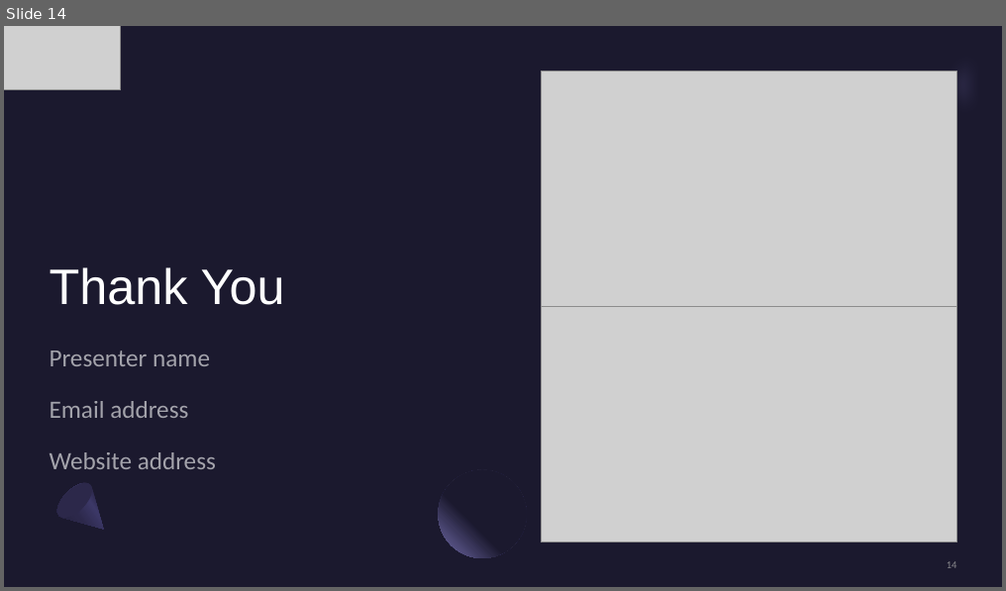
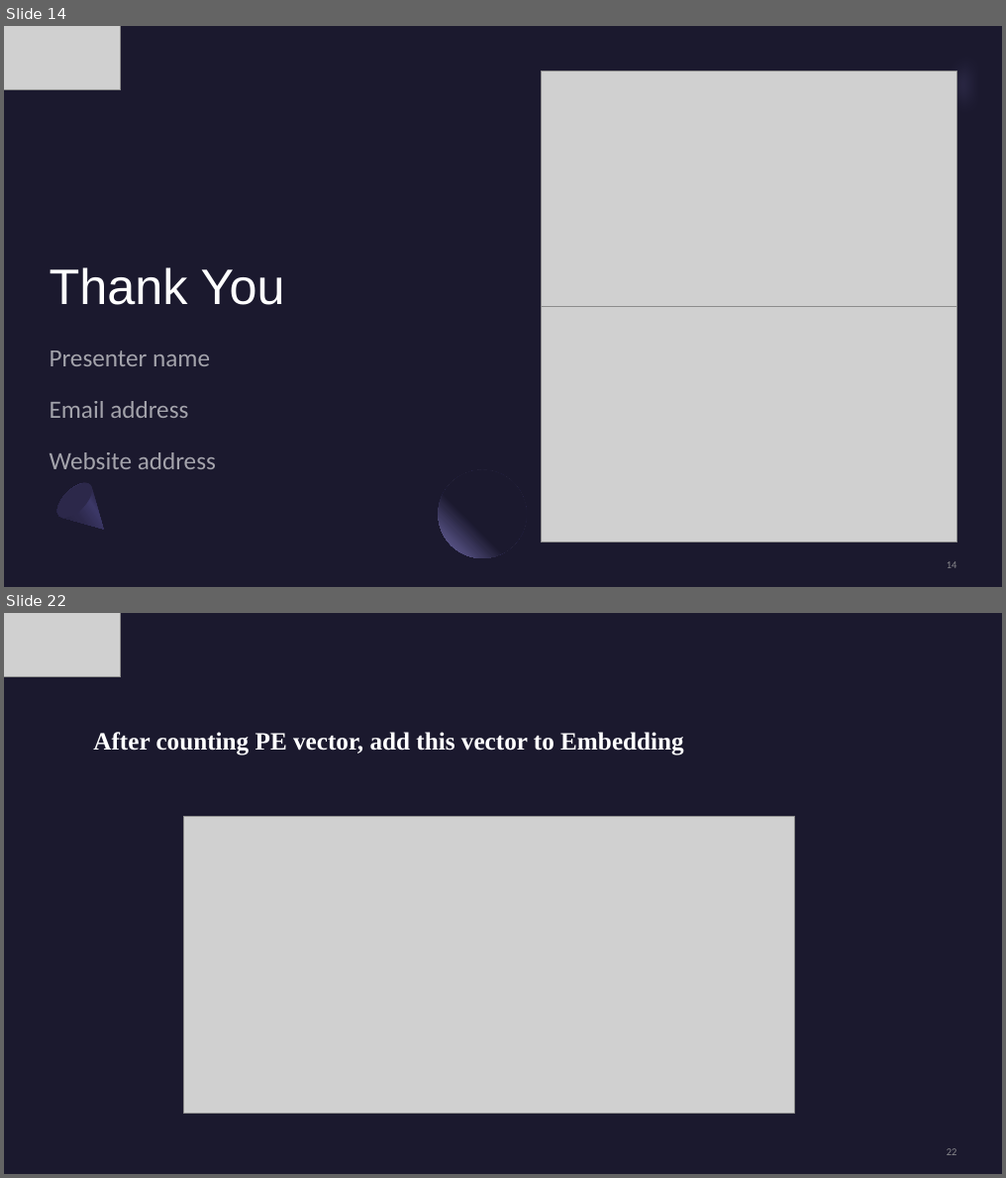
Before and after one commit to kiranes8c/CNTT2, a slide deck: DOC/Tuan 1 - Tìm hiểu machine translation.pptx. Shown one above the other, each under a label of ours: slide 14 before the commit, slides 14 and 22 after it; the slides between them are not shown. The pictures are 1006x591 and 1006x1178 pixels, drawn with LibreOffice and Linux fonts; fonts in the diff are those of the drawing; grey boxes stand for pictures. Boxes give left, top, right and bottom in pixels: in the first picture for what was removed or moved away, otherwise in the second. Text is boxed around its words. In the diff, an @@ line names an element or a change of style, - is before the commit and + after.

```diff
--- a/DOC/Tuan 1 - Tìm hiểu machine translation.pptx
+++ b/DOC/Tuan 1 - Tìm hiểu machine translation.pptx
@@ slide 22 added at <box>4,613,1002,1174</box>, background #1B192E @@
@@ picture added at <box>4,613,120,677</box> @@
@@ title added at <box>93,732,684,756</box>, 24 pt, text #FFFFFF, bold @@
+After counting PE vector, add this vector to Embedding
@@ picture added at <box>183,817,795,1113</box> @@
@@ page number added at <box>946,1149,957,1156</box>, 10 pt, text #A6A6A6 at 80% opacity @@
+22
```
Also in this commit, not shown: 16 other slides added, 1 other file.
